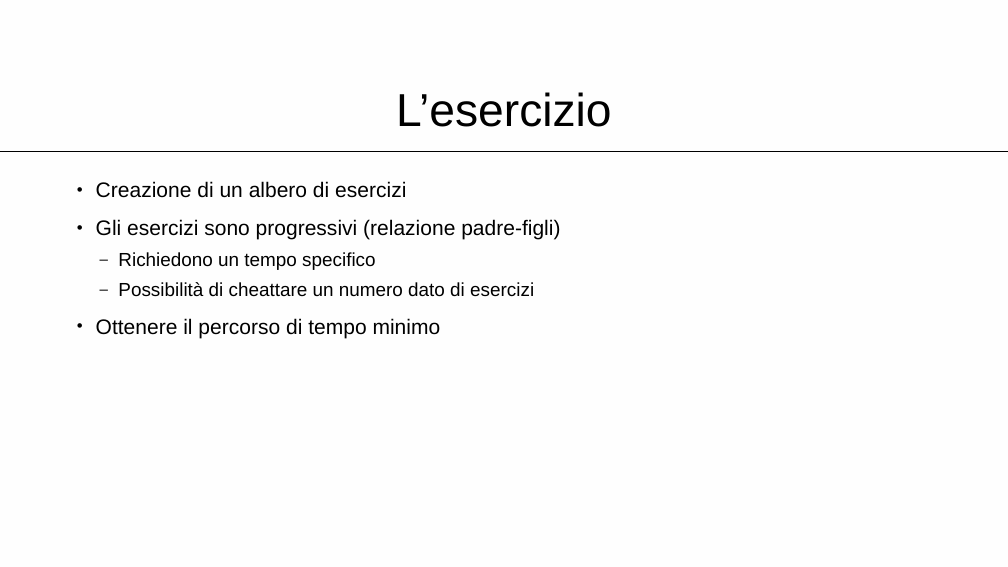
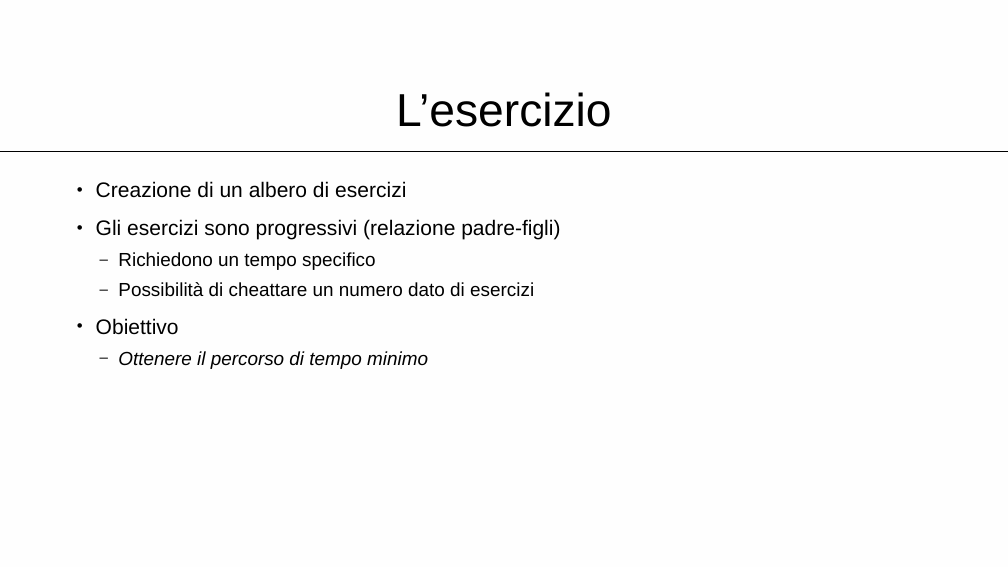
Before and after one commit to gabrialessi/MapOfTasks, a slide deck: slide 2 of Presentazione.pptx. Drawn at 1008x567 pixels with LibreOffice and Linux fonts; fonts in the diff are those of the drawing. Boxes give left, top, right and bottom in pixels: in the first picture for what was removed or moved away, otherwise in the second. Text is boxed around its words. In the diff, an @@ line names an element or a change of style, - is before the commit and + after.

```diff
--- a/Presentazione.pptx
+++ b/Presentazione.pptx
@@ text at <box>96,318,179,335</box>: paragraph added @@
+• Obiettivo
@@ text at <box>118,351,428,369</box>: size 20 to 18 pt, italic on in "Ottenere il percorso di tempo minimo"; bullet • to –; list level 1 to 2 in "Ottenere il percorso di tempo ..." @@
```
Also in this commit, not shown: 3 other slides changed, 1 slide added, 1 slide removed.
